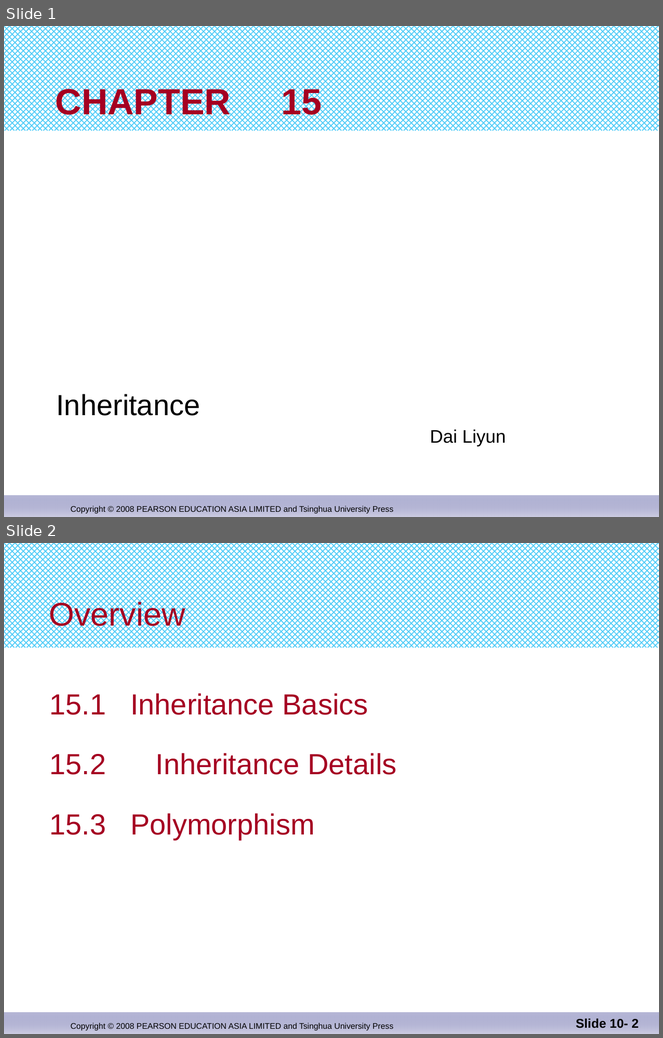
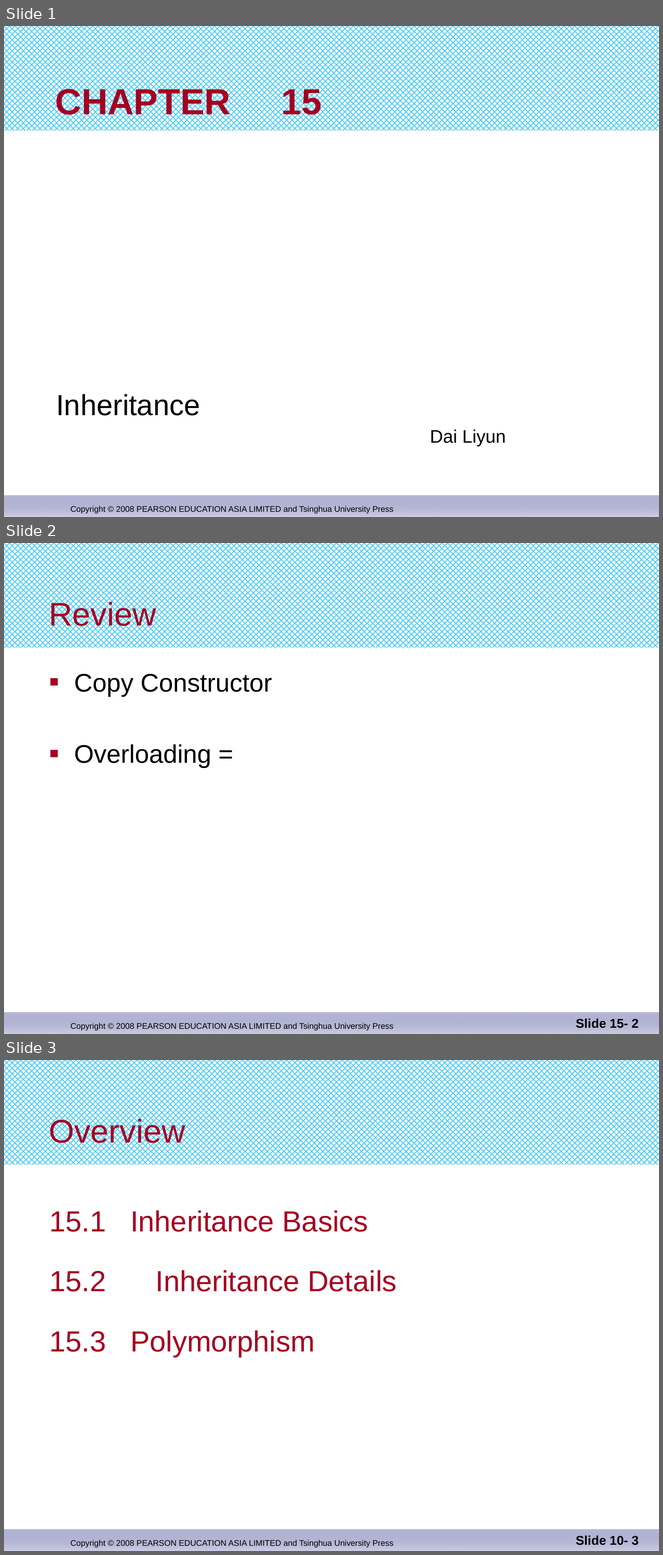
Before and after one commit to djuanbei/CPLUSPLUS, a slide deck: ppt/Chapter 15.pptx. Shown one above the other, each under a label of ours: slides 1 and 2 before the commit, slides 1, 2 and 3 after it. The pictures are 663x1038 and 663x1555 pixels, drawn with LibreOffice and Linux fonts; fonts in the diff are those of the drawing. Boxes give left, top, right and bottom in pixels: in the first picture for what was removed or moved away, otherwise in the second. Text is boxed around its words. In the diff, an @@ line names an element or a change of style, - is before the commit and + after.

Commit message:
ok

```diff
--- a/ppt/Chapter 15.pptx
+++ b/ppt/Chapter 15.pptx
@@ slide 2 added at box(4, 543, 659, 1034), background #FFFFFF; not listed: 3 template elements that a slide beside it also shows @@
@@ title added at box(49, 600, 156, 632), 36 pt, text #A50021 @@
+Review
@@ text added at box(74, 674, 272, 768), 28 pt, text #000000 @@
+■ Copy Constructor
+■ Overloading =
@@ page number added at box(576, 1019, 639, 1029), 14 pt, text #000000, bold @@
+Slide 15- 2
@@ what was slide 2 is now slide 3 @@
@@ page number at box(576, 1536, 639, 1546): text changed @@
-Slide 10- 2
+Slide 10- 3
```
Also in this commit, not shown: 3 slides changed, 2 other slides added.
